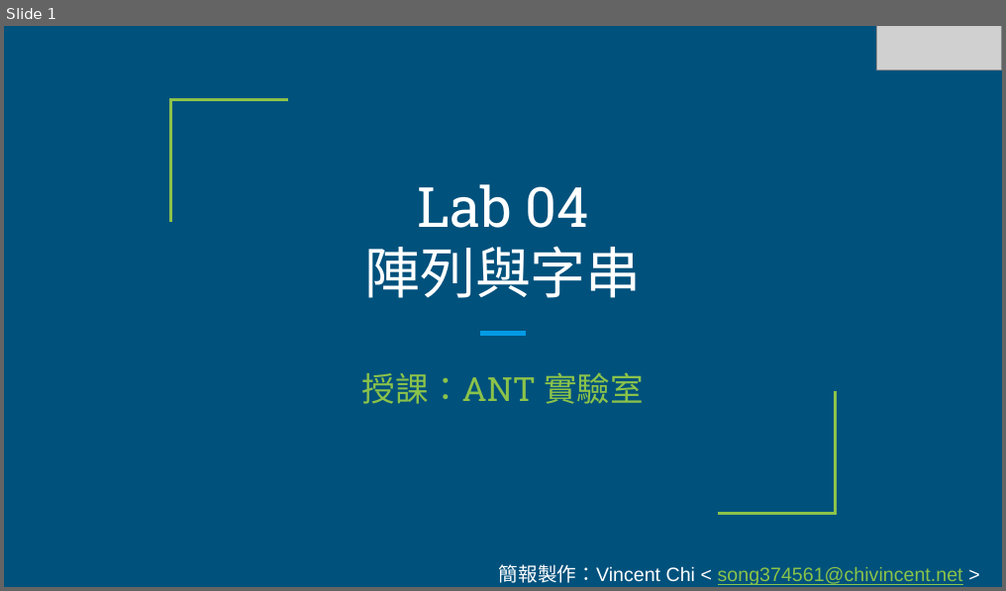
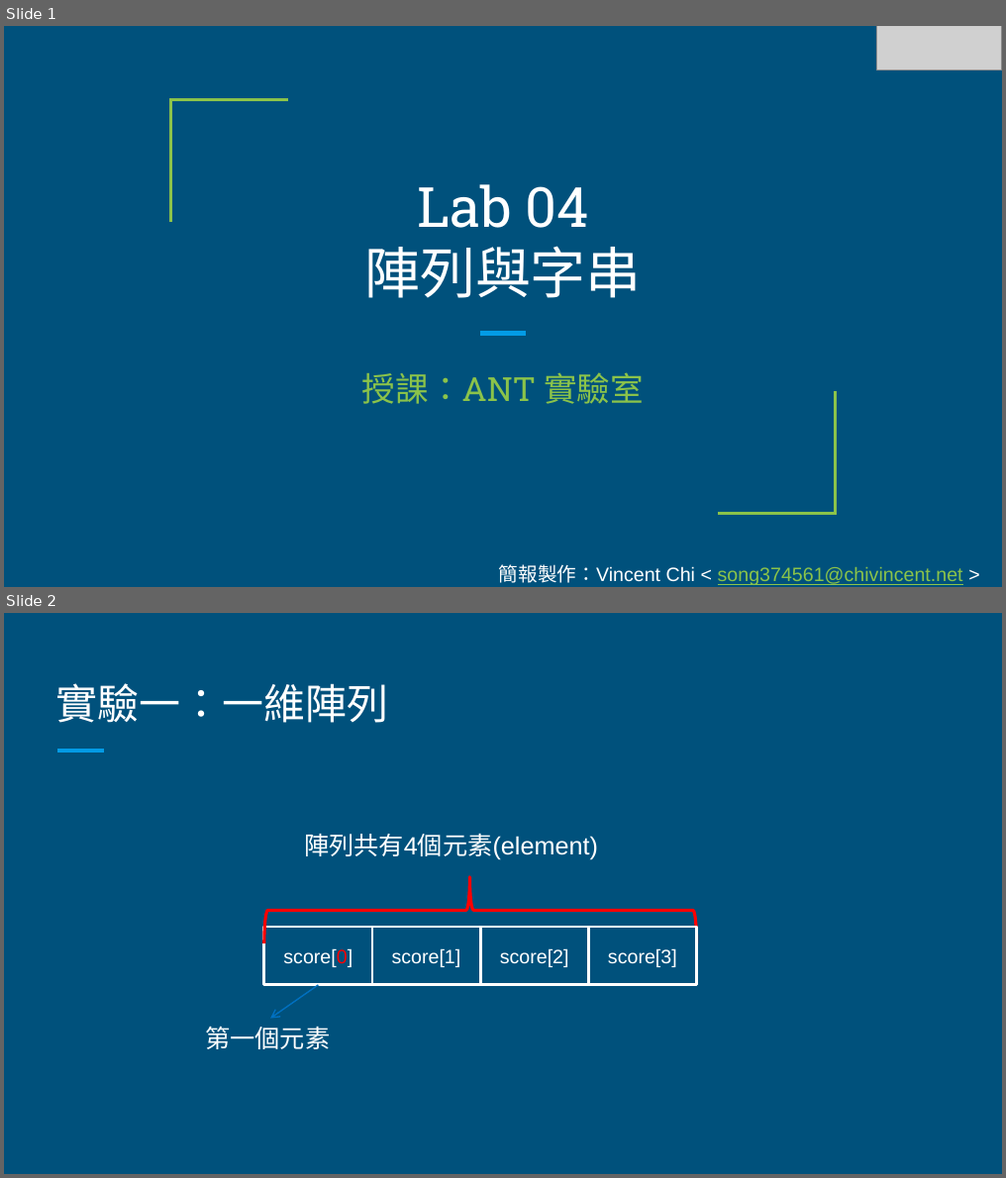
Before and after one commit to commProgramTAs/class, a slide deck: lab4/Lab 04 - 陣列與字串.pptx. Shown one above the other, each under a label of ours: slide 1 before the commit, slides 1 and 2 after it. The pictures are 1006x591 and 1006x1178 pixels, drawn with LibreOffice and Linux fonts; fonts in the diff are those of the drawing; grey boxes stand for pictures. Boxes give left, top, right and bottom in pixels: in the first picture for what was removed or moved away, otherwise in the second. Text is boxed around its words. In the diff, an @@ line names an element or a change of style, - is before the commit and + after.

```diff
--- a/lab4/Lab 04 - 陣列與字串.pptx
+++ b/lab4/Lab 04 - 陣列與字串.pptx
@@ slide 2 added at (x1=4, y1=613, x2=1002, y2=1174), background #00517C @@
@@ title added at (x1=56, y1=683, x2=389, y2=723), 30 pt, text #FFFFFF @@
+實驗一：一維陣列
@@ line added from (57, 751) to (104, 751), #039BE5 3 pt @@
@@ text added at (x1=304, y1=833, x2=598, y2=861), 18 pt, text #FFFFFF @@
+陣列共有4個元素(element)
@@ right brace added at (x1=264, y1=876, x2=697, y2=944), outline #FF0000 2.25 pt @@
@@ rectangle added at (x1=264, y1=928, x2=372, y2=985), fill #00517C, outline #FFFFFF 2 pt, 14 pt, text #FFFFFF @@
+score[0]
@@ rectangle added at (x1=372, y1=928, x2=480, y2=985), fill #00517C, outline #FFFFFF 2 pt, 14 pt, text #FFFFFF @@
+score[1]
@@ rectangle added at (x1=480, y1=928, x2=588, y2=985), fill #00517C, outline #FFFFFF 2 pt, 14 pt, text #FFFFFF @@
+score[2]
@@ rectangle added at (x1=589, y1=928, x2=697, y2=985), fill #00517C, outline #FFFFFF 2 pt, 14 pt, text #FFFFFF @@
+score[3]
@@ arrow added from (319, 985) to (270, 1018), #0070C0 1 pt @@
@@ text added at (x1=205, y1=1026, x2=330, y2=1050), 18 pt, text #FFFFFF @@
+第一個元素
```
Also in this commit, not shown: 4 slides changed, 38 other files.
